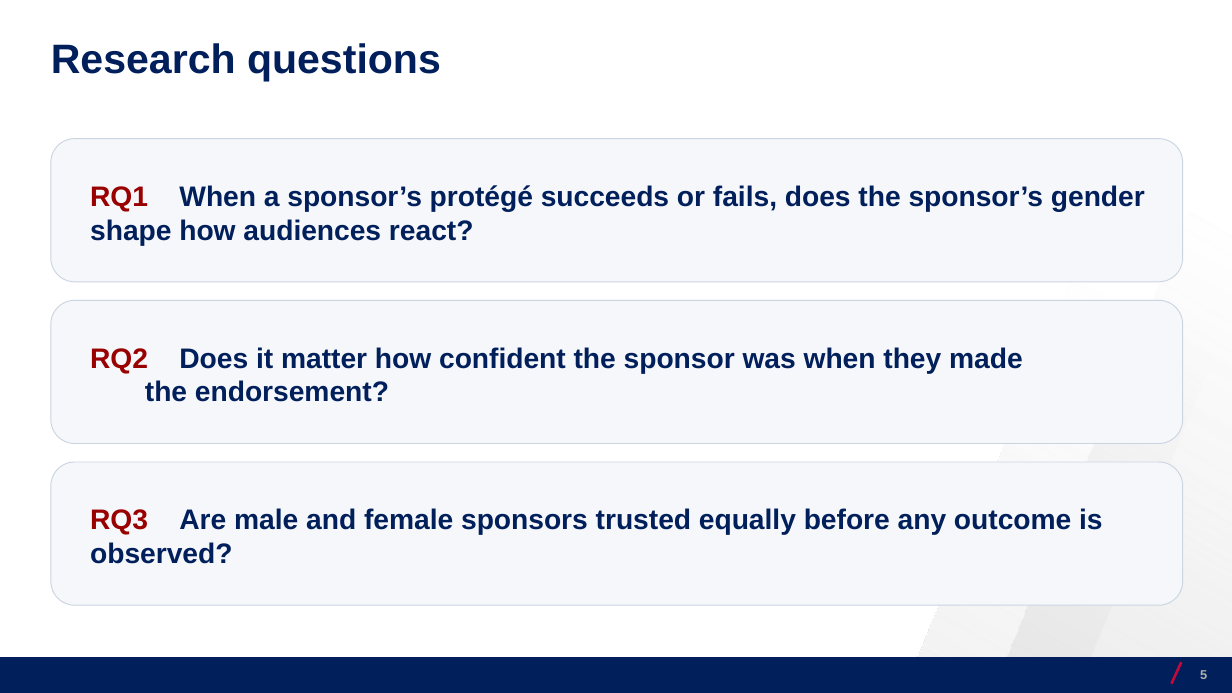
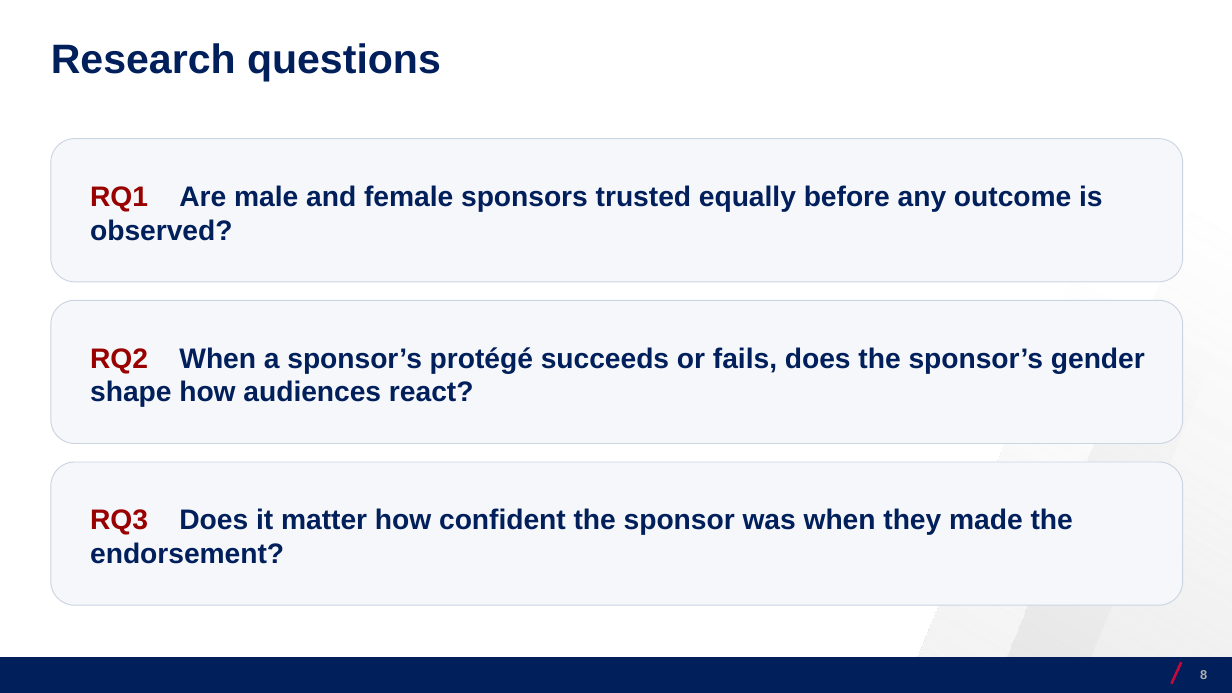
Before and after one commit to josecerv/sponsorship-network, a slide deck: slide 8 of docs/UChicago-0410.pptx (slide 5 before the commit). Drawn at 1232x693 pixels with LibreOffice and Linux fonts; fonts in the diff are those of the drawing; background and template pictures are left out. Boxes give left, top, right and bottom in pixels: in the first picture for what was removed or moved away, otherwise in the second. Text is boxed around its words. In the diff, an @@ line names an element or a change of style, - is before the commit and + after.

```diff
--- a/docs/UChicago-0410.pptx
+++ b/docs/UChicago-0410.pptx
@@ text in rounded rectangle at [90,185,1103,241]: text changed @@
-RQ1 When a sponsor’s protégé succeeds or fails, does the sponsor’s gender shape how audiences react?
+RQ1 Are male and female sponsors trusted equally before any outcome is observed?
@@ text in rounded rectangle at [90,347,1145,407]: text changed @@
-RQ2 Does it matter how confident the sponsor was when they made the endorsement?
+RQ2 When a sponsor’s protégé succeeds or fails, does the sponsor’s gender shape how audiences react?
@@ text in rounded rectangle at [90,508,1073,564]: text changed @@
-RQ3 Are male and female sponsors trusted equally before any outcome is observed?
+RQ3 Does it matter how confident the sponsor was when they made the endorsement?
```
Also in this commit, not shown: 8 other slides changed, 8 slides added, 2 slides removed, 7 other files.
